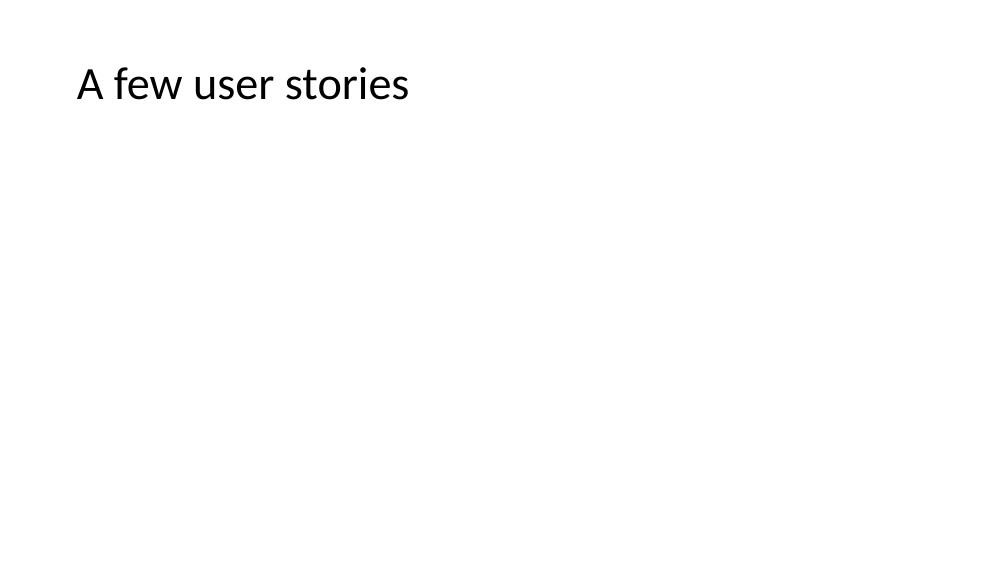
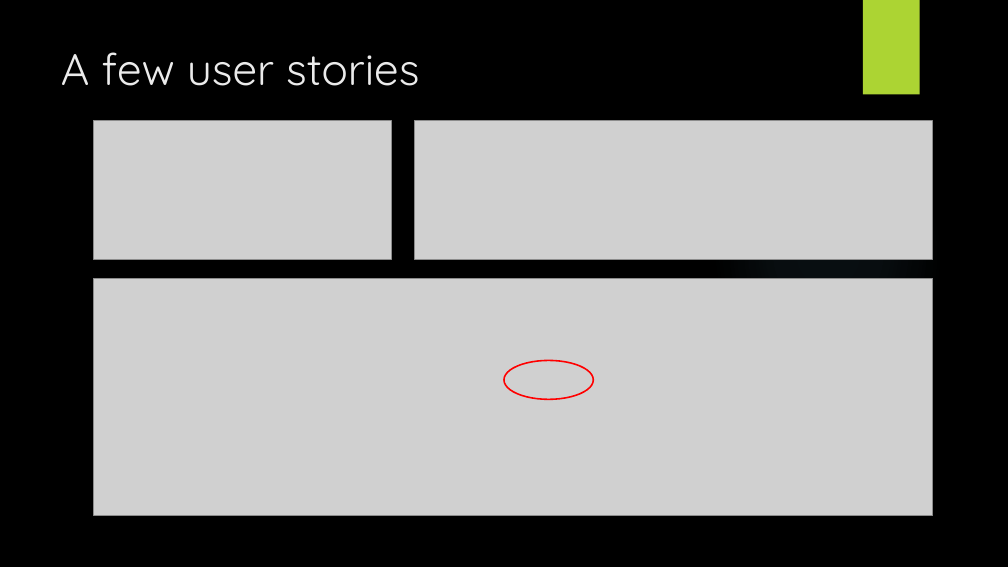
Before and after one commit to TomBraggg/ToDoList, a slide deck: slide 9 of Documentation/TDL presentation.pptx (slide 6 before the commit). Drawn at 1008x567 pixels with LibreOffice and Linux fonts; fonts in the diff are those of the drawing; grey boxes stand for pictures; background and template pictures are left out. Boxes give left, top, right and bottom in pixels: in the first picture for what was removed or moved away, otherwise in the second. Text is boxed around its words. In the diff, an @@ line names an element or a change of style, - is before the commit and + after.

```diff
--- a/Documentation/TDL presentation.pptx
+++ b/Documentation/TDL presentation.pptx
@@ background #FFFFFF to picture (left out) @@
@@ rectangle added at box(863, 0, 920, 95), fill #ACD433 @@
@@ title "A few user stories": place and size @@
-title "A few user stories" at box(77, 67, 410, 100)
+title "A few user stories" at box(61, 52, 419, 86)
@@ title "A few user stories" at box(61, 52, 419, 86): size 44 to 42 pt, font Calibri to Quicksand, text colour #000000 to #EBEBEB; line spacing 0.9 to 1; vertical alignment middle to top @@
@@ picture added at box(94, 120, 391, 260) @@
@@ picture added at box(414, 120, 932, 259) @@
@@ ellipse added at box(712, 138, 944, 371), fill gradient #7AC4F0 @@
@@ picture added at box(94, 278, 933, 516) @@
@@ ellipse added at box(504, 361, 594, 400), outline #FF0000 1.5 pt @@
```
Also in this commit, not shown: 4 other slides changed, 8 slides added, 4 slides removed, 4 other files.
